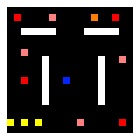
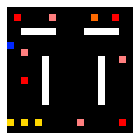
Before/after of a (140, 140) layered artwork. What changed in the layer stack:
painted on "Asset" over [7, 14, 98, 126]
